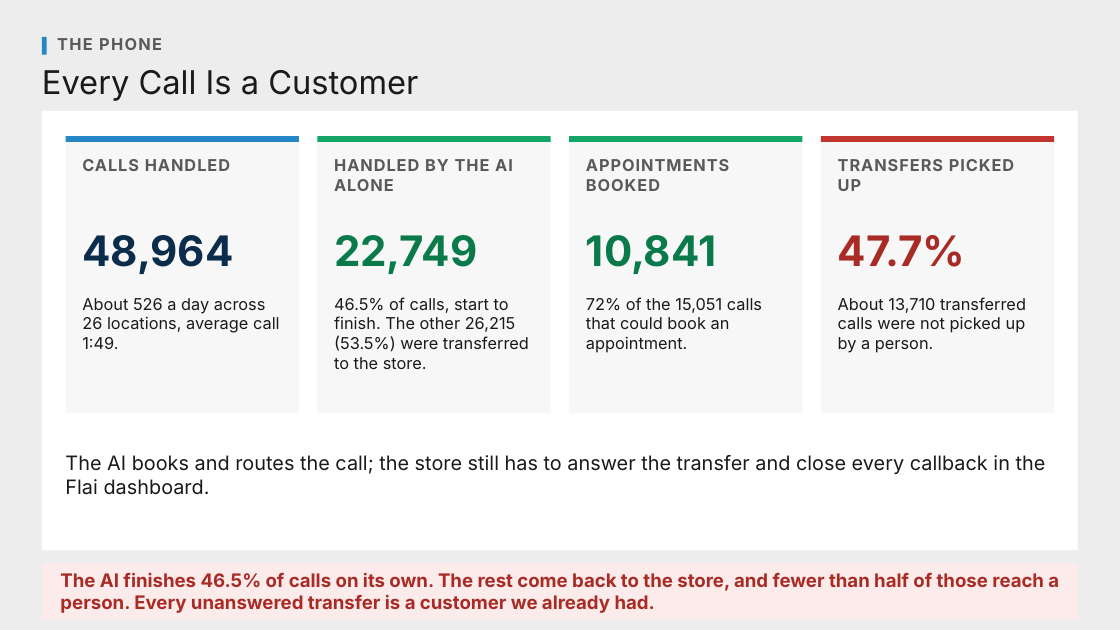
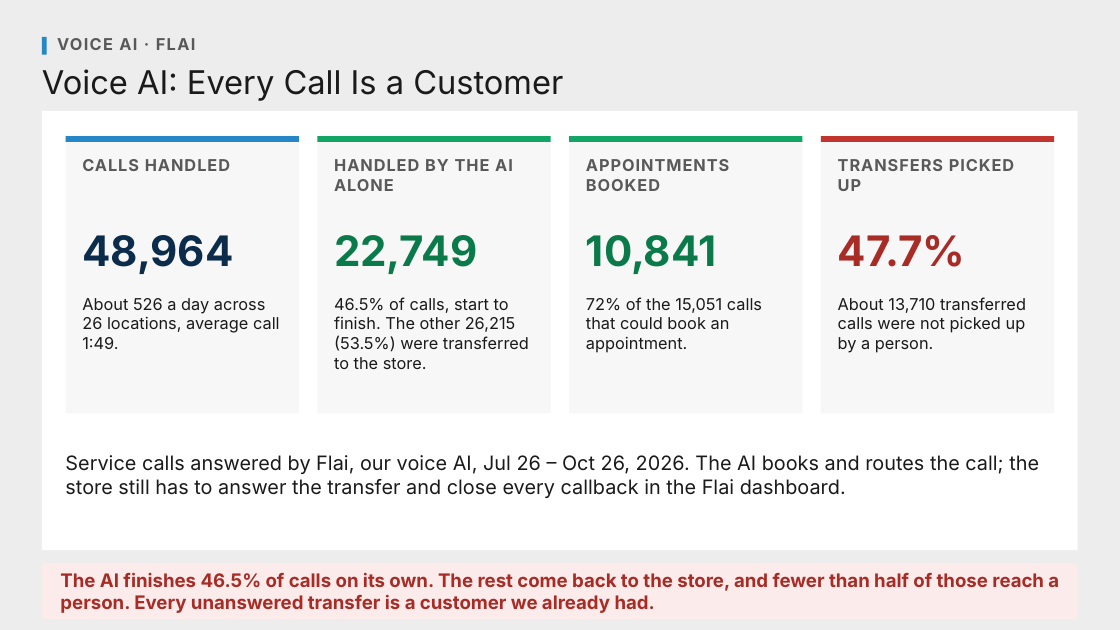
Before and after one commit to Ndresner/Noah, a slide deck: slide 1 of day2-deck/decks/Phone Handling - Preview.pptx. Drawn at 1120x630 pixels with LibreOffice and Linux fonts; fonts in the diff are those of the drawing. Boxes give left, top, right and bottom in pixels: in the first picture for what was removed or moved away, otherwise in the second. Text is boxed around its words. In the diff, an @@ line names an element or a change of style, - is before the commit and + after.

```diff
--- a/day2-deck/decks/Phone Handling - Preview.pptx
+++ b/day2-deck/decks/Phone Handling - Preview.pptx
@@ text at box(57, 38, 195, 50): text changed @@
-THE PHONE
+VOICE AI · FLAI
@@ text at box(42, 69, 563, 101): text changed @@
-Every Call Is a Customer
+Voice AI: Every Call Is a Customer
@@ text at box(65, 455, 1039, 498): text changed @@
-The AI books and routes the call; the store still has to answer the transfer and close every callback in the Flai dashboard.
+Service calls answered by Flai, our voice AI, Jul 26 – Oct 26, 2026. The AI books and routes the call; the store still has to answer the transfer and close every callback in the Flai dashboard.
```
Also in this commit, not shown: 1 other slide changed, 1 other file.
